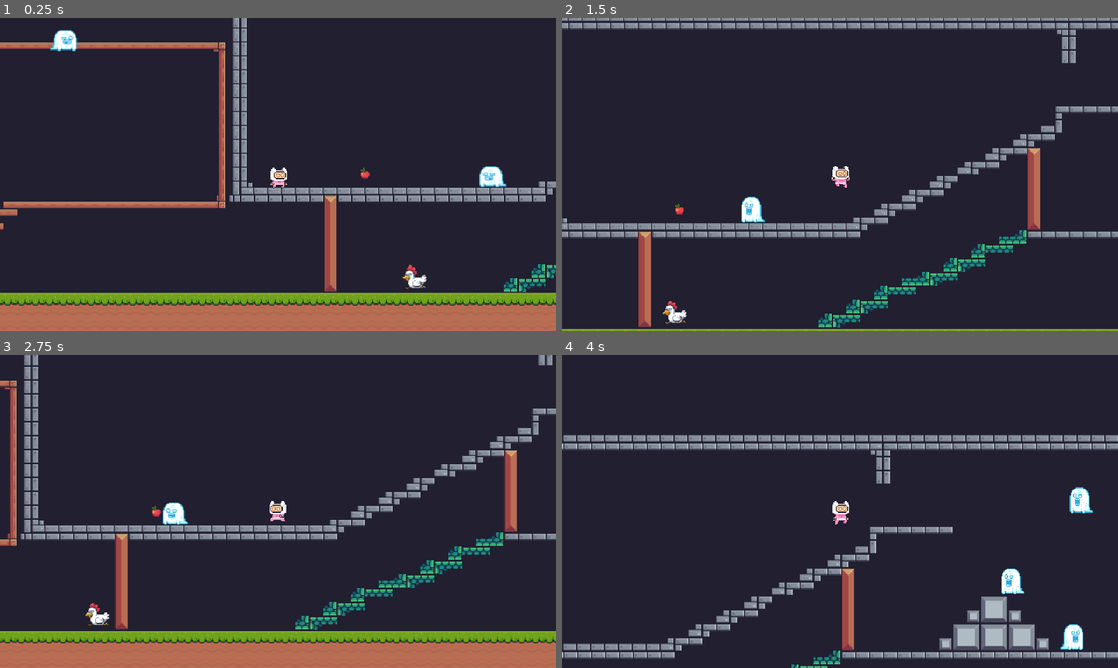
Above: before the commit, frames 1-4 (two rows, left to right).
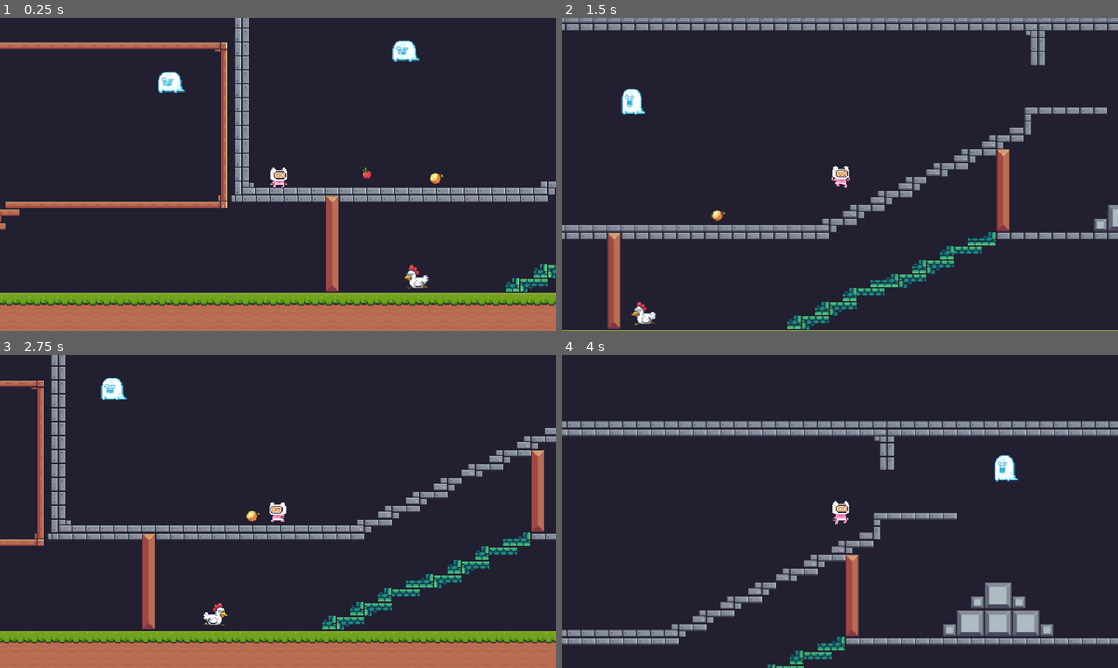
Above: after the commit, the same moments.

Repository: RobertoBuiatti/Aulas-7-
Game: Godot game, scene res://scenes/level_0.tscn
Same seed, same stepped clock (60 frames per second), same inputs: the game is played once before the commit and once after it.
Inputs:
- Up to frame 1 (0.25 s): no input
- Up to frame 2 (1.5 s): hold Right (ui_right) from 0.53 s (still down); tap Space (jump) at 0.77 s
- Up to frame 3 (2.75 s): tap Space (jump) at 1.52 s; release Right (ui_right) at 2.03 s; hold Left (ui_left) from 2.03 s (still down)
- Up to frame 4 (4 s): release Left (ui_left) at 2.78 s; hold Right (ui_right) from 2.78 s (still down); tap Space (jump) at 3.02, 3.77 s

The runs differ from the first frame. In frame 1, 5.5% of the frame differs, in the area x 0-100%, y 0-92%; in frame 2, 15%; in frame 3, 13%; in frame 4, 19%, in the area x 0-100%, y 21-100%.

Commit message:
aula 11-04

Diff:
--- a/Jogos digitais/jogo/scenes/fantasma.tscn
+++ b/Jogos digitais/jogo/scenes/fantasma.tscn
@@ -49,7 +49,6 @@
 [node name="fantasma" type="Node2D"]
 
 [node name="Fantasma" type="CharacterBody2D" parent="."]
-position = Vector2(1181, 166)
 collision_layer = 2
 script = ExtResource("1_b2jii")
 
--- a/Jogos digitais/jogo/scenes/fruit_random.gd
+++ b/Jogos digitais/jogo/scenes/fruit_random.gd
@@ -1 +1,22 @@
 extends Node2D
+
+class_name Fruit_Random
+
+#Fruta comida
+signal fruit_eaten
+
+@export var list_fruits: Array[Texture2D]
+@onready var sprite_2d: Sprite2D = $Sprite2D
+
+
+func _ready() -> void:
+	var n = randi_range(0, list_fruits.size() - 1)
+	sprite_2d.texture = list_fruits[n]
+
+
+func _process(delta: float) -> void:
+	pass
+
+func _on_area_2d_body_entered(body: Node2D) -> void:
+	fruit_eaten.emit()#emitindo o sinal
+	queue_free() #remove a fruta
--- a/Jogos digitais/jogo/scenes/fruit_random.tscn
+++ b/Jogos digitais/jogo/scenes/fruit_random.tscn
@@ -1,15 +1,23 @@
-[gd_scene load_steps=4 format=3 uid="uid://drgjckwexxcan"]
+[gd_scene load_steps=11 format=3 uid="uid://drgjckwexxcan"]
 
 [ext_resource type="Script" path="res://scenes/fruit_random.gd" id="1_y3m7l"]
 [ext_resource type="Texture2D" uid="uid://dmtw5atvvoj2w" path="res://assets/Items/Fruits/Apple.png" id="2_1cjk7"]
+[ext_resource type="Texture2D" uid="uid://rwc5o4fhmbx3" path="res://assets/Items/Fruits/Orange.png" id="2_lxuoy"]
+[ext_resource type="Texture2D" uid="uid://xloi874sqgko" path="res://assets/Items/Fruits/Bananas.png" id="3_aykpv"]
+[ext_resource type="Texture2D" uid="uid://4b4l70jwqdwd" path="res://assets/Items/Fruits/Collected.png" id="5_482ub"]
+[ext_resource type="Texture2D" uid="uid://3eljfnss6i48" path="res://assets/Items/Fruits/Kiwi.png" id="6_dblb4"]
+[ext_resource type="Texture2D" uid="uid://biepjd8cc2gbm" path="res://assets/Items/Fruits/Melon.png" id="7_xqmg3"]
+[ext_resource type="Texture2D" uid="uid://tq3krexicnmr" path="res://assets/Items/Fruits/Pineapple.png" id="9_0sd5j"]
+[ext_resource type="Texture2D" uid="uid://dn5sbgwua6dan" path="res://assets/Items/Fruits/Strawberry.png" id="10_frae2"]
 
 [sub_resource type="CircleShape2D" id="CircleShape2D_yt6uy"]
 
 [node name="Fruit Random" type="Node2D"]
 script = ExtResource("1_y3m7l")
+list_fruits = Array[Texture2D]([ExtResource("2_1cjk7"), ExtResource("3_aykpv"), ExtResource("5_482ub"), ExtResource("6_dblb4"), ExtResource("7_xqmg3"), ExtResource("2_lxuoy"), ExtResource("9_0sd5j"), ExtResource("10_frae2")])
 
 [node name="Sprite2D" type="Sprite2D" parent="."]
-texture = ExtResource("2_1cjk7")
+texture = ExtResource("2_lxuoy")
 hframes = 17
 
 [node name="Area2D" type="Area2D" parent="."]
--- a/Jogos digitais/jogo/scenes/galinha.tscn
+++ b/Jogos digitais/jogo/scenes/galinha.tscn
@@ -46,21 +46,19 @@
 "andar": SubResource("Animation_b3yjj")
 }
 
-[node name="Galinha" type="Node2D"]
-
-[node name="Galinha" type="CharacterBody2D" parent="."]
+[node name="Galinha" type="CharacterBody2D"]
 position = Vector2(410, 279)
 collision_layer = 2
 script = ExtResource("1_kddj5")
 
-[node name="Sprite2D" type="Sprite2D" parent="Galinha"]
+[node name="Sprite2D" type="Sprite2D" parent="."]
 texture = ExtResource("2_4302d")
 hframes = 14
 
-[node name="Body" type="CollisionShape2D" parent="Galinha"]
-shape = SubResource("CapsuleShape2D_708ti")
+[node name="Body" type="CollisionShape2D" parent="."]
+shape = SubResource("CapsuleShape2D_js87q")
 
-[node name="AnimEnimy" type="AnimationPlayer" parent="Galinha"]
+[node name="AnimEnimy" type="AnimationPlayer" parent="."]
 libraries = {
 "": SubResource("AnimationLibrary_if7lc")
 }
--- a/Jogos digitais/jogo/scenes/level_0.gd
+++ b/Jogos digitais/jogo/scenes/level_0.gd
@@ -4,14 +4,16 @@
 @onready var itens: Node2D = $Itens
 
 var num_fruit:int = 0
+var initial_position = Vector2(238, 157)
 
 # Called when the node enters the scene tree for the first time.
 func _ready() -> void:
 	# percorrer todas as frutas
 	for item in itens.get_children():
-		if item is Fruit:
+		if item is Fruit or Fruit_Random:
 			item.fruit_eaten.connect(_on_fruit_eaten)
-	pass # Replace with function body.
+
+
 
 
 # Called every frame. 'delta' is the elapsed time since the previous frame.
@@ -20,3 +22,5 @@
 
 func _on_fruit_eaten():
 	num_fruit += 1
+	print("Frutas: ", num_fruit)
+	player.global_position = initial_position
--- a/Jogos digitais/jogo/scenes/level_0.tscn
+++ b/Jogos digitais/jogo/scenes/level_0.tscn
@@ -1,58 +1,12 @@
-[gd_scene load_steps=15 format=4 uid="uid://bljbxnjql32hc"]
+[gd_scene load_steps=8 format=4 uid="uid://bljbxnjql32hc"]
 
 [ext_resource type="Script" path="res://scenes/level_0.gd" id="1_yurem"]
 [ext_resource type="PackedScene" uid="uid://hloo3wx41y70" path="res://scenes/player.tscn" id="3_aiavm"]
 [ext_resource type="TileSet" uid="uid://7e3j2eajjwm5" path="res://tileset_level.tres" id="4_6c4ei"]
+[ext_resource type="PackedScene" uid="uid://drgjckwexxcan" path="res://scenes/fruit_random.tscn" id="5_qfw2q"]
 [ext_resource type="PackedScene" uid="uid://bnai3wrujwfqd" path="res://scenes/fruit.tscn" id="5_xi8df"]
-[ext_resource type="Script" path="res://scenes/fantasmaChao.gd" id="6_7etw3"]
+[ext_resource type="PackedScene" uid="uid://ea5y8euunu8h" path="res://scenes/galinha.tscn" id="6_jp2k1"]
 [ext_resource type="PackedScene" uid="uid://6b2wvtbnfkrg" path="res://scenes/fantasma_voando.tscn" id="7_2cour"]
-[ext_resource type="Texture2D" uid="uid://bnwuvn305pvqg" path="res://assets/Pixel Adventure 2 - Inimigos/Enemies/Ghost/Idle (44x30).png" id="7_r348q"]
-[ext_resource type="Script" path="res://scenes/fantasma_voando.gd" id="8_lofd6"]
-[ext_resource type="Script" path="res://scenes/galinha.gd" id="9_d6u0o"]
-[ext_resource type="Texture2D" uid="uid://c2kip8886daum" path="res://assets/Pixel Adventure 2 - Inimigos/Enemies/Chicken/Run (32x34).png" id="9_deesi"]
-
-[sub_resource type="CapsuleShape2D" id="CapsuleShape2D_js87q"]
-radius = 14.0
-
-[sub_resource type="Animation" id="Animation_miqvb"]
-length = 0.001
-step = 0.0625
-tracks/0/type = "value"
-tracks/0/imported = false
-tracks/0/enabled = true
-tracks/0/path = NodePath("Sprite2D:frame")
-tracks/0/interp = 1
-tracks/0/loop_wrap = true
-tracks/0/keys = {
-"times": PackedFloat32Array(0),
-"transitions": PackedFloat32Array(1),
-"update": 1,
-"values": [0]
-}
-
-[sub_resource type="Animation" id="Animation_b3yjj"]
-resource_name = "andar"
-length = 0.875006
-loop_mode = 1
-step = 0.0625
-tracks/0/type = "value"
-tracks/0/imported = false
-tracks/0/enabled = true
-tracks/0/path = NodePath("Sprite2D:frame")
-tracks/0/interp = 1
-tracks/0/loop_wrap = true
-tracks/0/keys = {
-"times": PackedFloat32Array(0, 0.0625, 0.125, 0.1875, 0.25, 0.3125, 0.375, 0.4375, 0.5, 0.5625, 0.625, 0.6875, 0.75, 0.8125),
-"transitions": PackedFloat32Array(1, 1, 1, 1, 1, 1, 1, 1, 1, 1, 1, 1, 1, 1),
-"update": 1,
-"values": [0, 1, 2, 3, 4, 5, 6, 7, 8, 9, 10, 11, 12, 0]
-}
-
-[sub_resource type="AnimationLibrary" id="AnimationLibrary_if7lc"]
-_data = {
-"RESET": SubResource("Animation_miqvb"),
-"andar": SubResource("Animation_b3yjj")
-}
 
 [node name="Level_0" type="Node2D"]
 script = ExtResource("1_yurem")
@@ -70,152 +24,38 @@
 tile_set = ExtResource("4_6c4ei")
 
 [node name="Player" parent="." instance=ExtResource("3_aiavm")]
+position = Vector2(238, 157)
 
 [node name="Itens" type="Node2D" parent="."]
 
 [node name="Fruit" parent="Itens" instance=ExtResource("5_xi8df")]
 position = Vector2(340, 159)
 
+[node name="Fruit Random" parent="Itens" instance=ExtResource("5_qfw2q")]
+position = Vector2(419, 163)
+
+[node name="Fruit Random2" parent="Itens" instance=ExtResource("5_qfw2q")]
+position = Vector2(1117, 171)
+
 [node name="Enimy" type="Node2D" parent="."]
 
 [node name="fantasma" type="Node" parent="Enimy"]
 
-[node name="Fantasma" type="CharacterBody2D" parent="Enimy/fantasma"]
-position = Vector2(1181, 166)
-collision_layer = 2
-script = ExtResource("6_7etw3")
+[node name="FantasmaVoando" parent="Enimy/fantasma" instance=ExtResource("7_2cour")]
+position = Vector2(396, 12)
 
-[node name="Sprite2D" type="Sprite2D" parent="Enimy/fantasma/Fantasma"]
-texture = ExtResource("7_r348q")
-hframes = 10
+[node name="FantasmaVoando2" parent="Enimy/fantasma" instance=ExtResource("7_2cour")]
+position = Vector2(126, 48)
 
-[node name="Body" type="CollisionShape2D" parent="Enimy/fantasma/Fantasma"]
-shape = SubResource("CapsuleShape2D_js87q")
-
-[node name="AnimEnimy" type="AnimationPlayer" parent="Enimy/fantasma/Fantasma"]
-libraries = {
-"": SubResource("AnimationLibrary_if7lc")
-}
-
-[node name="Fantasma2" type="CharacterBody2D" parent="Enimy/fantasma"]
-position = Vector2(498, 158)
-collision_layer = 2
-script = ExtResource("6_7etw3")
-
-[node name="Sprite2D" type="Sprite2D" parent="Enimy/fantasma/Fantasma2"]
-texture = ExtResource("7_r348q")
-hframes = 10
-
-[node name="Body" type="CollisionShape2D" parent="Enimy/fantasma/Fantasma2"]
-shape = SubResource("CapsuleShape2D_js87q")
-
-[node name="AnimEnimy" type="AnimationPlayer" parent="Enimy/fantasma/Fantasma2"]
-libraries = {
-"": SubResource("AnimationLibrary_if7lc")
-}
-
-[node name="FantasmaVoando" parent="Enimy/fantasma" instance=ExtResource("7_2cour")]
-
-[node name="FantasmaVoando2" type="CharacterBody2D" parent="Enimy/fantasma"]
-position = Vector2(1136, 90)
-collision_layer = 2
-script = ExtResource("8_lofd6")
-
-[node name="Sprite2D" type="Sprite2D" parent="Enimy/fantasma/FantasmaVoando2"]
-texture = ExtResource("7_r348q")
-hframes = 10
-
-[node name="Body" type="CollisionShape2D" parent="Enimy/fantasma/FantasmaVoando2"]
-shape = SubResource("CapsuleShape2D_js87q")
-
-[node name="AnimEnimy" type="AnimationPlayer" parent="Enimy/fantasma/FantasmaVoando2"]
-libraries = {
-"": SubResource("AnimationLibrary_if7lc")
-}
-
-[node name="FantasmaVoando3" type="CharacterBody2D" parent="Enimy/fantasma"]
-position = Vector2(1215, -3)
-collision_layer = 2
-script = ExtResource("8_lofd6")
-
-[node name="Sprite2D" type="Sprite2D" parent="Enimy/fantasma/FantasmaVoando3"]
-texture = ExtResource("7_r348q")
-hframes = 10
-
-[node name="Body" type="CollisionShape2D" parent="Enimy/fantasma/FantasmaVoando3"]
-shape = SubResource("CapsuleShape2D_js87q")
-
-[node name="AnimEnimy" type="AnimationPlayer" parent="Enimy/fantasma/FantasmaVoando3"]
-libraries = {
-"": SubResource("AnimationLibrary_if7lc")
-}
+[node name="FantasmaVoando3" parent="Enimy/fantasma" instance=ExtResource("7_2cour")]
+position = Vector2(1124, -24)
 
 [node name="galinha" type="Node" parent="Enimy"]
 
-[node name="Galinha" type="CharacterBody2D" parent="Enimy/galinha"]
-position = Vector2(410, 279)
-collision_layer = 2
-script = ExtResource("9_d6u0o")
+[node name="Galinha" parent="Enimy/galinha" instance=ExtResource("6_jp2k1")]
 
-[node name="Sprite2D" type="Sprite2D" parent="Enimy/galinha/Galinha"]
-texture = ExtResource("9_deesi")
-hframes = 14
+[node name="Galinha2" parent="Enimy/galinha" instance=ExtResource("6_jp2k1")]
+position = Vector2(-549, 281)
 
-[node name="Body" type="CollisionShape2D" parent="Enimy/galinha/Galinha"]
-shape = SubResource("CapsuleShape2D_js87q")
-
-[node name="AnimEnimy" type="AnimationPlayer" parent="Enimy/galinha/Galinha"]
-libraries = {
-"": SubResource("AnimationLibrary_if7lc")
-}
-
-[node name="Galinha2" type="CharacterBody2D" parent="Enimy/galinha"]
-position = Vector2(-313, 277)
-collision_layer = 2
-script = ExtResource("9_d6u0o")
-
-[node name="Sprite2D" type="Sprite2D" parent="Enimy/galinha/Galinha2"]
-texture = ExtResource("9_deesi")
-hframes = 14
-
-[node name="Body" type="CollisionShape2D" parent="Enimy/galinha/Galinha2"]
-shape = SubResource("CapsuleShape2D_js87q")
-
-[node name="AnimEnimy" type="AnimationPlayer" parent="Enimy/galinha/Galinha2"]
-libraries = {
-"": SubResource("AnimationLibrary_if7lc")
-}
-
-[node name="Galinha3" type="CharacterBody2D" parent="Enimy/galinha"]
-position = Vector2(-890, 276)
-collision_layer = 2
-script = ExtResource("9_d6u0o")
-
-[node name="Sprite2D" type="Sprite2D" parent="Enimy/galinha/Galinha3"]
-texture = ExtResource("9_deesi")
-hframes = 14
-
-[node name="Body" type="CollisionShape2D" parent="Enimy/galinha/Galinha3"]
-shape = SubResource("CapsuleShape2D_js87q")
-
-[node name="AnimEnimy" type="AnimationPlayer" parent="Enimy/galinha/Galinha3"]
-libraries = {
-"": SubResource("AnimationLibrary_if7lc")
-}
-
-[node name="Galinha4" type="CharacterBody2D" parent="Enimy/galinha"]
-position = Vector2(-480, 277)
-collision_layer = 2
-script = ExtResource("9_d6u0o")
-
-[node name="Sprite2D" type="Sprite2D" parent="Enimy/galinha/Galinha4"]
-texture = ExtResource("9_deesi")
-hframes = 14
-
-[node name="Body" type="CollisionShape2D" parent="Enimy/galinha/Galinha4"]
-shape = SubResource("CapsuleShape2D_js87q")
-
-[node name="AnimEnimy" type="AnimationPlayer" parent="Enimy/galinha/Galinha4"]
-libraries = {
-"": SubResource("AnimationLibrary_if7lc")
-}
+[node name="Galinha3" parent="Enimy/galinha" instance=ExtResource("6_jp2k1")]
+position = Vector2(-835, 281)
--- a/Jogos digitais/jogo/scenes/player.gd
+++ b/Jogos digitais/jogo/scenes/player.gd
@@ -2,6 +2,9 @@
 @onready var Sprite_2d: Sprite2D = $Sprite2D
 @onready var anim: AnimationPlayer = $Anim
 @onready var respawn_point: Vector2 = global_position
+
+@export var speed_player: float = 1.5
+
 
 var SPEED = 300
 var GRAVITY = 980
@@ -21,7 +24,7 @@
 
 #movimento horizontal
 	var direction = Input.get_axis("walk_left", "walk_right")
-	velocity.x = direction * SPEED
+	velocity.x = direction * SPEED * speed_player
 	var jump = Input.is_action_just_pressed("jump")
 # pulo
 	#if Input.is_action_just_pressed("jump") and (is_on_floor() or double_jump == false):
Not shown: 1 places in Jogos digitais/jogo/scenes/galinha.tscn that only renumber resources
